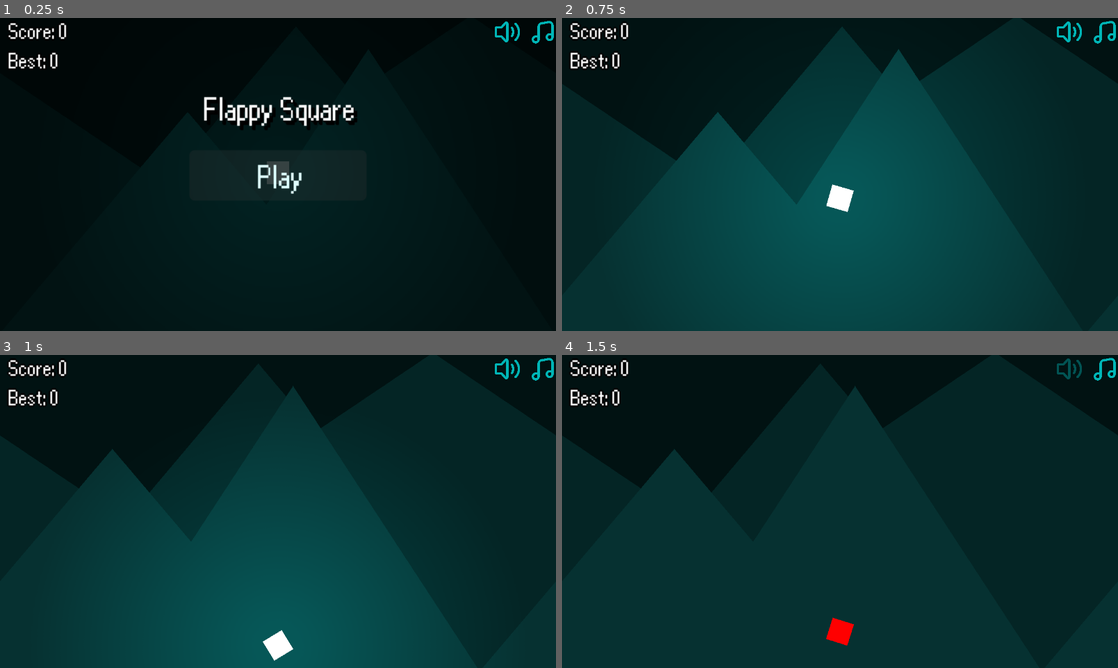
Above: before the commit, frames 1-4 (two rows, left to right).
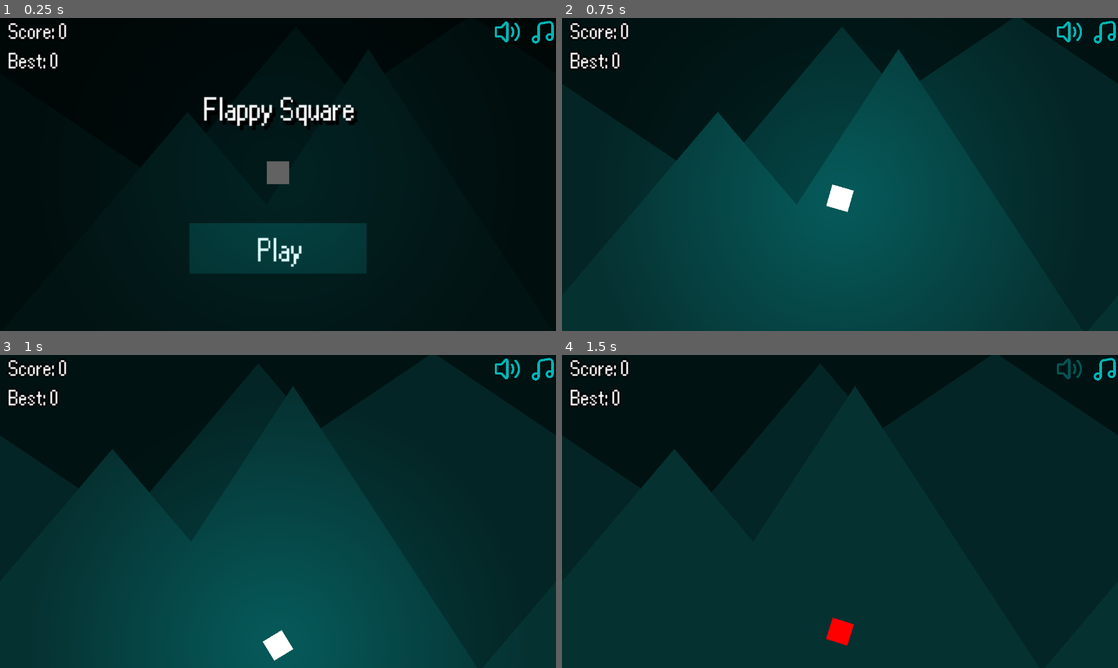
Above: after the commit, the same moments.

Repository: Nabil080/flappy-square
Game: Godot game, scene res://core/game.tscn
Two runs of this game, one before a commit and one after it. Both use one fixed random seed, a clock stepped at 60 frames per second and the inputs below.
Inputs (mouse positions are in pixels of both pictures, inside the frame that each line leads up to):
- Up to frame 1 (0.25 s): no input
- Up to frame 2 (0.75 s): click "Play" at 0.5 s
- Up to frame 3 (1 s): no input
- Up to frame 4 (1.5 s): click (1067, 367) at 1.25 s

The runs differ from the first frame. In frame 1, 5.6% of the frame differs, in the area x 34-66%, y 45-82%; in frame 2, nothing differs; in frame 3, nothing differs; in frame 4, nothing differs.

Commit message:
start menu butotn style

Diff:
--- a/UI/starting_menu.tscn
+++ b/UI/starting_menu.tscn
@@ -1,9 +1,15 @@
-[gd_scene load_steps=5 format=3 uid="uid://cf8regt20yulc"]
+[gd_scene load_steps=7 format=3 uid="uid://cf8regt20yulc"]
 
 [ext_resource type="Script" uid="uid://c25lclunrfres" path="res://UI/starting_menu.gd" id="1_wbhx8"]
 
 [sub_resource type="StyleBoxFlat" id="StyleBoxFlat_jobbv"]
 bg_color = Color(0, 0, 0, 0.6156863)
+
+[sub_resource type="StyleBoxFlat" id="StyleBoxFlat_wbhx8"]
+bg_color = Color(0.015686275, 0.14509805, 0.14509805, 1)
+
+[sub_resource type="StyleBoxFlat" id="StyleBoxFlat_earh1"]
+bg_color = Color(0.049894698, 0.2689798, 0.2689787, 1)
 
 [sub_resource type="InputEventKey" id="InputEventKey_wbhx8"]
 device = -1
@@ -32,17 +38,20 @@
 [node name="Button" type="Button" parent="Panel"]
 custom_minimum_size = Vector2(20, 0)
 layout_mode = 1
-anchors_preset = 8
+anchors_preset = 7
 anchor_left = 0.5
-anchor_top = 0.5
+anchor_top = 1.0
 anchor_right = 0.5
-anchor_bottom = 0.5
+anchor_bottom = 1.0
 offset_left = -51.0
-offset_top = -14.5
+offset_top = -62.0
 offset_right = 51.0
-offset_bottom = 14.5
+offset_bottom = -33.0
 grow_horizontal = 2
-grow_vertical = 2
+grow_vertical = 0
+theme_override_styles/normal = SubResource("StyleBoxFlat_wbhx8")
+theme_override_styles/pressed = SubResource("StyleBoxFlat_earh1")
+theme_override_styles/hover = SubResource("StyleBoxFlat_earh1")
 shortcut = SubResource("Shortcut_earh1")
 text = "Play"
 
